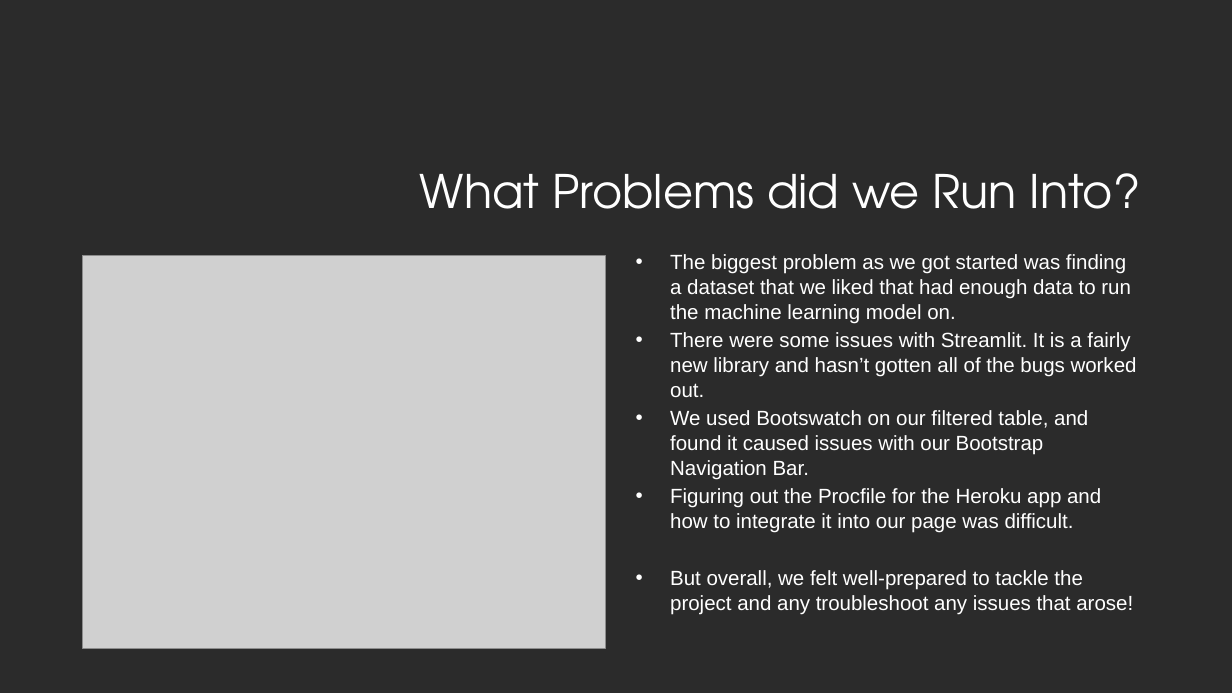
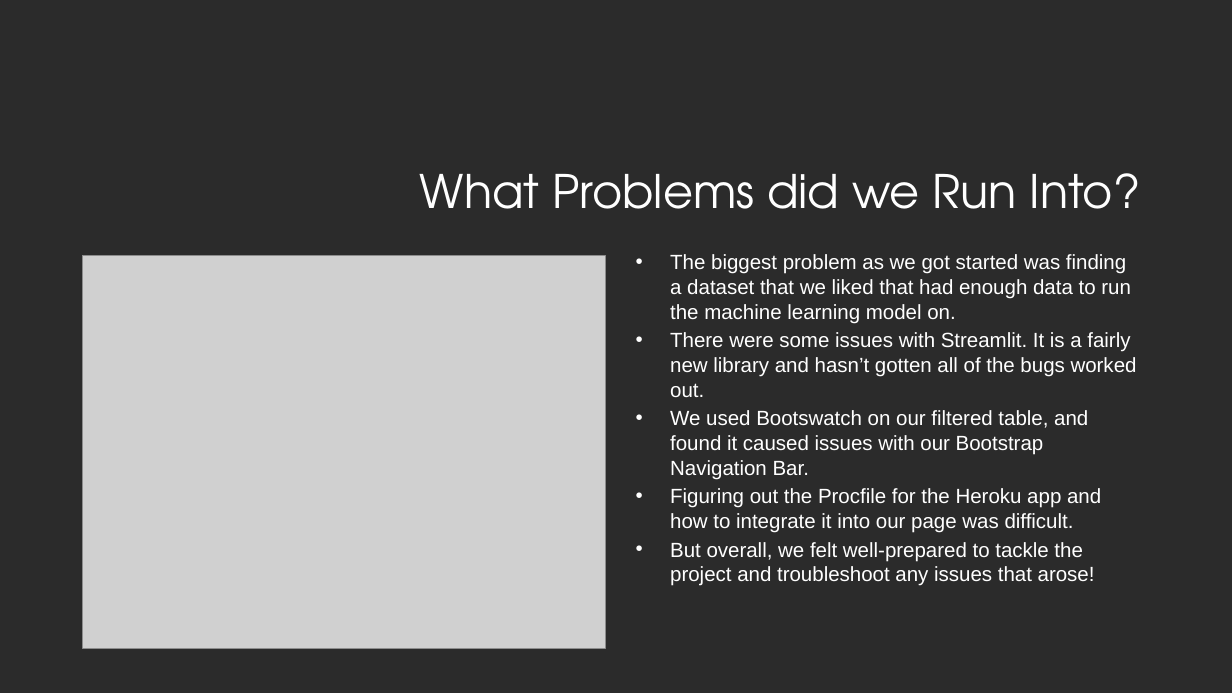
Before and after one commit to bea03013/GrapeExpectations, a slide deck: slide 5 of What Distinguishes a Good Wine.pptx. Drawn at 1232x693 pixels with LibreOffice and Linux fonts; fonts in the diff are those of the drawing; grey boxes stand for pictures; background and template pictures are left out; a plain dark background stands for a picture behind light text. Boxes give left, top, right and bottom in pixels: in the first picture for what was removed or moved away, otherwise in the second. Text is boxed around its words. In the diff, an @@ line names an element or a change of style, - is before the commit and + after.

Commit message:
updated ppt

```diff
--- a/What Distinguishes a Good Wine.pptx
+++ b/What Distinguishes a Good Wine.pptx
@@ text at [670,542,1095,586]: text changed @@
-• But overall, we felt well-prepared to tackle the project and any troubleshoot any issues that arose!
+• But overall, we felt well-prepared to tackle the project and troubleshoot any issues that arose!
```
Also in this commit, not shown: 1 other slide changed.
